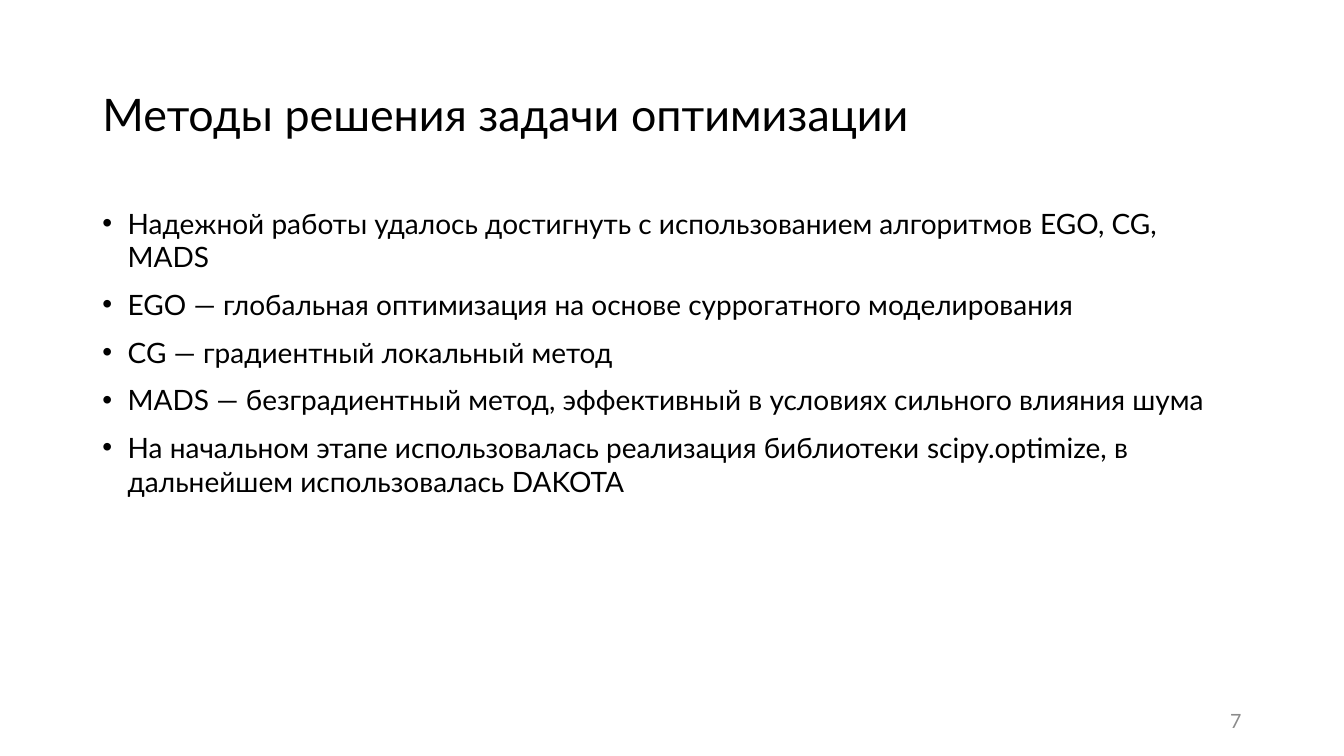
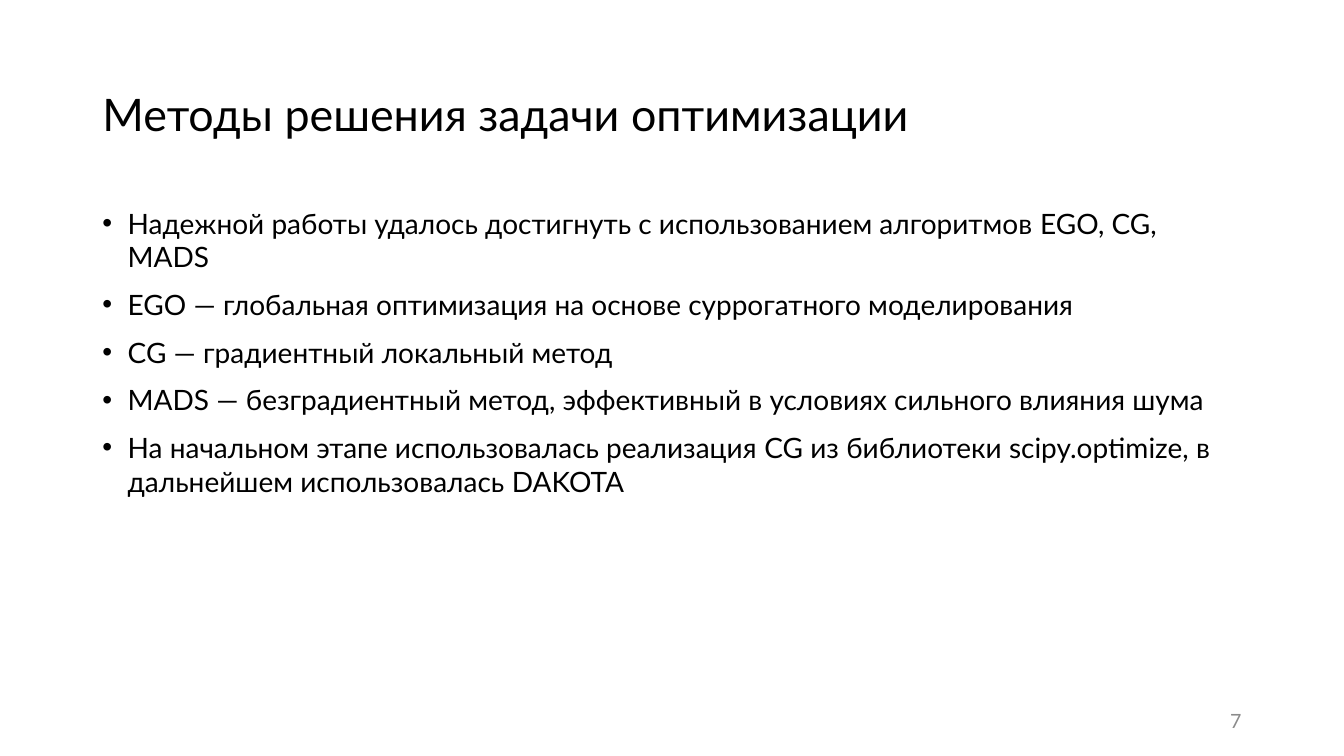
Before and after one commit to 737CMD/Diploma_bac, a slide deck: slide 7 of results/Тексты/Презентация_ВКР Черных.pptx. Drawn at 1344x756 pixels with LibreOffice and Linux fonts; fonts in the diff are those of the drawing; background and template pictures are left out. Boxes give left, top, right and bottom in pixels: in the first picture for what was removed or moved away, otherwise in the second. Text is boxed around its words. In the diff, an @@ line names an element or a change of style, - is before the commit and + after.

```diff
--- a/results/Тексты/Презентация_ВКР Черных.pptx
+++ b/results/Тексты/Презентация_ВКР Черных.pptx
@@ text at [128,437,1210,497]: text changed @@
-• На начальном этапе использовалась реализация библиотеки scipy.optimize, в дальнейшем использовалась DAKOTA
+• На начальном этапе использовалась реализация CG из библиотеки scipy.optimize, в дальнейшем использовалась DAKOTA
```
Also in this commit, not shown: 2 other slides changed, 5 slides added, 2 slides removed.
